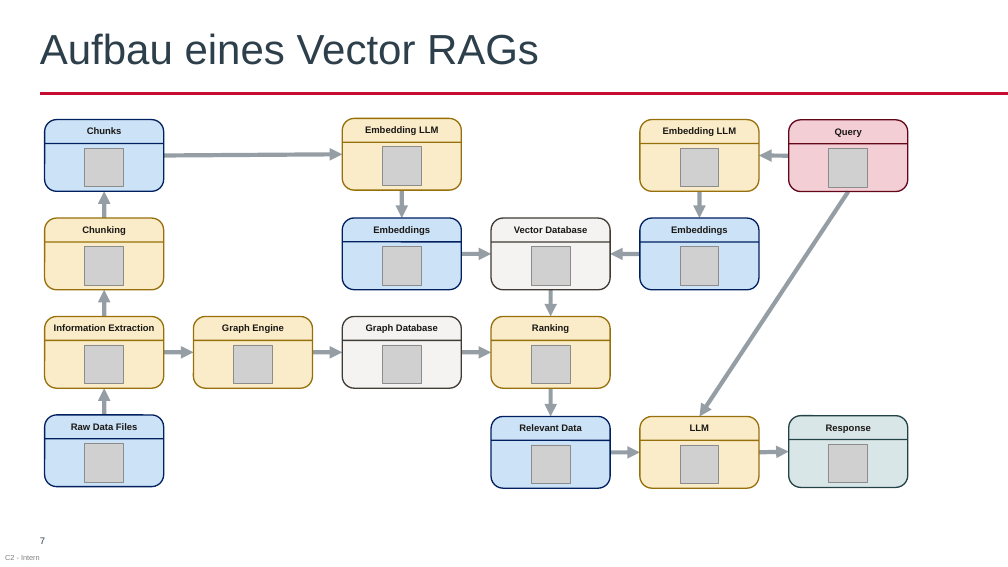
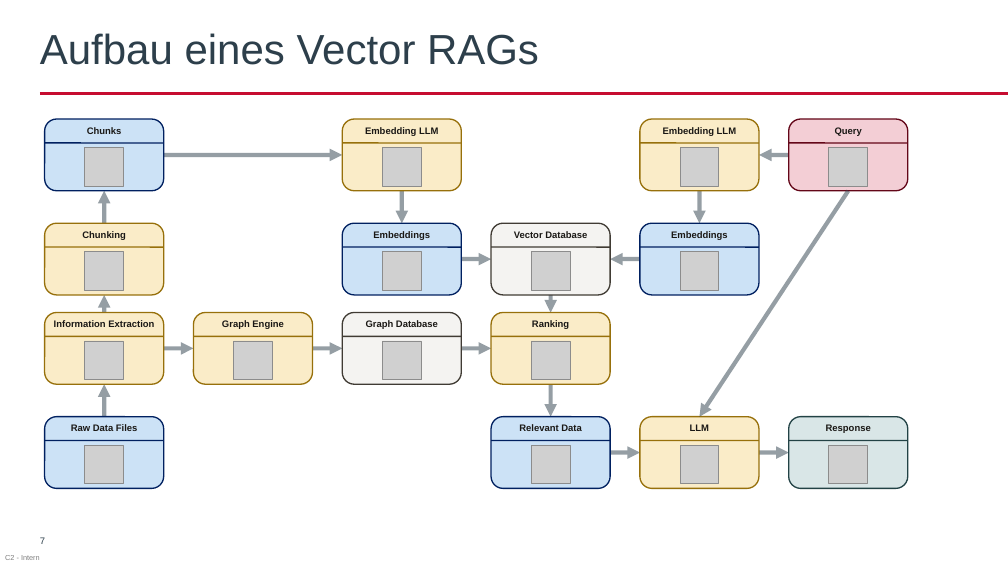
Before and after one commit to AkrosAG/RAG-Workshop, a slide deck: slide 7 of RAG_Workshop.pptx. Drawn at 1008x567 pixels with LibreOffice and Linux fonts; fonts in the diff are those of the drawing; grey boxes stand for pictures; background and template pictures are left out. Boxes give left, top, right and bottom in pixels: in the first picture for what was removed or moved away, otherwise in the second. Text is boxed around its words. In the diff, an @@ line names an element or a change of style, - is before the commit and + after.

```diff
--- a/RAG_Workshop.pptx
+++ b/RAG_Workshop.pptx
@@ arrow moved from (104, 218) - (104, 191) to (104, 223) - (104, 191) @@
@@ arrow moved from (402, 191) - (402, 218) to (402, 191) - (402, 223) @@
@@ arrow moved from (699, 191) - (699, 218) to (699, 191) - (699, 223) @@
@@ 4 pictures, 4 rounded rectangles, 4 lines, 2 arrows: place and size @@
-4 pictures, 4 rounded rectangles, 4 lines, 2 arrows at [45,218,759,290]
+4 pictures, 4 rounded rectangles, 4 lines, 2 arrows at [45,223,759,295]
@@ arrow moved from (104, 317) - (104, 290) to (104, 312) - (104, 295) @@
@@ arrow moved from (551, 290) - (551, 317) to (551, 295) - (551, 312) @@
@@ 4 pictures, 4 rounded rectangles, 4 lines, 3 arrows: place and size @@
-4 pictures, 4 rounded rectangles, 4 lines, 3 arrows at [45,317,610,389]
+4 pictures, 4 rounded rectangles, 4 lines, 3 arrows at [45,312,610,384]
@@ arrow moved from (104, 415) - (104, 389) to (104, 417) - (104, 384) @@
@@ arrow moved from (551, 389) - (551, 417) to (551, 384) - (551, 417) @@
```
Also in this commit, not shown: 15 other slides changed, 1 other file.
